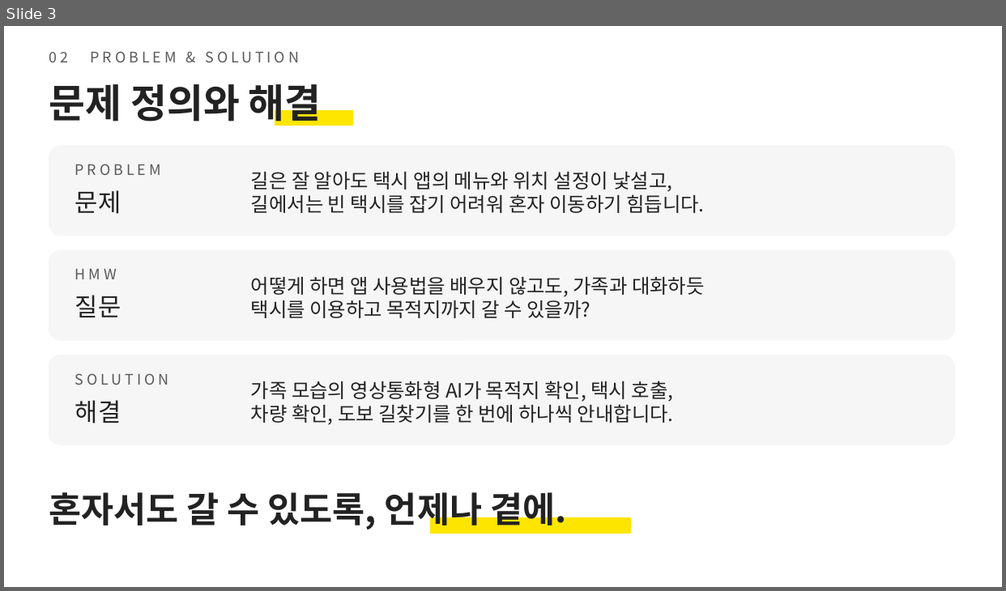
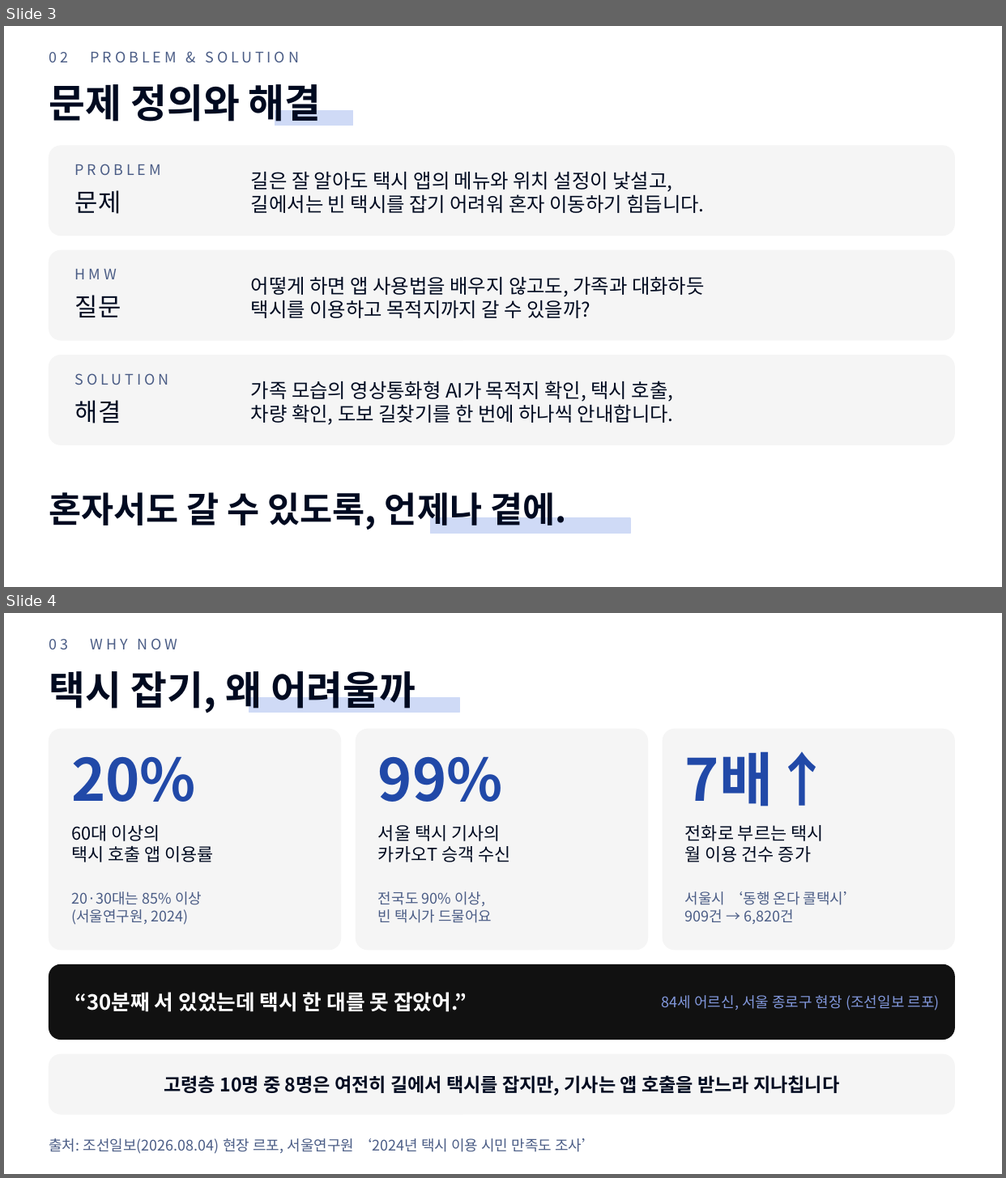
Before and after one commit to forethinkfi/HK06_4N, a slide deck: docs/presentation/gyeotae-user-research.pptx. Shown one above the other, each under a label of ours: slide 3 before the commit, slides 3 and 4 after it. The pictures are 1006x591 and 1006x1178 pixels, drawn with LibreOffice and Linux fonts; fonts in the diff are those of the drawing. Boxes give left, top, right and bottom in pixels: in the first picture for what was removed or moved away, otherwise in the second. Text is boxed around its words. In the diff, an @@ line names an element or a change of style, - is before the commit and + after.

```diff
--- a/docs/presentation/gyeotae-user-research.pptx
+++ b/docs/presentation/gyeotae-user-research.pptx
@@ slide 4 added at box(4, 613, 1002, 1174), background #FFFFFF @@
@@ text added at box(49, 638, 178, 649), 14 pt, text #4B5D86 @@
+03 WHY NOW
@@ title added at box(49, 665, 416, 715), 38 pt, text #000A20, bold @@
+택시 잡기, 왜 어려울까
@@ rectangle added at box(249, 697, 460, 713), fill #CFDAF6, outline #CFDAF6 1 pt @@
@@ rounded rectangle added at box(49, 729, 341, 950), fill #F5F5F5, outline #F5F5F5 0.75 pt @@
@@ rounded rectangle added at box(356, 729, 648, 950), fill #F5F5F5, outline #F5F5F5 0.75 pt @@
@@ rounded rectangle added at box(663, 729, 955, 950), fill #F5F5F5, outline #F5F5F5 0.75 pt @@
@@ text added at box(71, 757, 196, 802), 56 pt, text #2149A8, bold @@
+20%
@@ text added at box(378, 757, 503, 802), 56 pt, text #2149A8, bold @@
+99%
@@ text added at box(685, 752, 831, 807), 56 pt, text #2149A8, bold @@
+7배↑
@@ text added at box(71, 825, 213, 862), 17 pt, text #000A20 @@
+60대 이상의
+택시 호출 앱 이용률
@@ text added at box(378, 825, 510, 862), 17 pt, text #000A20 @@
+서울 택시 기사의
+카카오T 승객 수신
@@ text added at box(685, 825, 823, 862), 17 pt, text #000A20 @@
+전화로 부르는 택시
+월 이용 건수 증가
@@ text added at box(71, 892, 202, 925), 14 pt, text #4B5D86 @@
+20·30대는 85% 이상
+(서울연구원, 2024)
@@ text added at box(378, 892, 492, 923), 14 pt, text #4B5D86 @@
+전국도 90% 이상,
+빈 택시가 드물어요
@@ text added at box(685, 892, 859, 924), 14 pt, text #4B5D86 @@
+서울시 ‘동행 온다 콜택시’
+909건 → 6,820건
@@ rounded rectangle added at box(49, 965, 955, 1040), fill #111111, outline #111111 0.75 pt @@
@@ text added at box(75, 992, 467, 1012), 20 pt, text #FFFFFF, bold @@
+“30분째 서 있었는데 택시 한 대를 못 잡았어.”
@@ text added at box(662, 995, 940, 1011), 14 pt, text #8298DC @@
+84세 어르신, 서울 종로구 현장 (조선일보 르포)
@@ rounded rectangle added at box(49, 1054, 955, 1114), fill #F5F5F5, outline #F5F5F5 0.75 pt @@
@@ text added at box(164, 1076, 839, 1096), 18 pt, text #000A20, bold @@
+고령층 10명 중 8명은 여전히 길에서 택시를 잡지만, 기사는 앱 호출을 받느라 지나칩니다
@@ text added at box(49, 1139, 596, 1154), 14 pt, text #4B5D86 @@
+출처: 조선일보(2026.08.04) 현장 르포, 서울연구원 ‘2024년 택시 이용 시민 만족도 조사’
@@ slide 3 changed as well @@
@@ rectangle at box(275, 110, 353, 126): fill #FEE500 to #CFDAF6; outline #FEE500 1 pt to #CFDAF6 1 pt @@
@@ fill #F6F6F7 to #F5F5F5; outline #F6F6F7 0.75 pt to #F5F5F5 0.75 pt in 3 elements at box(49, 146, 955, 236), box(49, 250, 955, 340), box(49, 356, 955, 446) @@
@@ text colour #595959 to #4B5D86 in 4 elements at box(49, 51, 299, 62), box(75, 164, 161, 175), box(75, 269, 117, 280), box(75, 373, 169, 385) @@
@@ text colour #222222 to #000A20 in 8 elements at box(49, 78, 322, 128), box(75, 190, 121, 214), box(251, 172, 704, 213), box(75, 295, 121, 318), box(251, 277, 705, 318), box(75, 400, 121, 424), box(251, 381, 674, 425), box(49, 487, 566, 531) @@
@@ rectangle at box(431, 518, 631, 534): fill #FEE500 to #CFDAF6; outline #FEE500 1 pt to #CFDAF6 1 pt @@
```
Also in this commit, not shown: 8 other slides changed.
